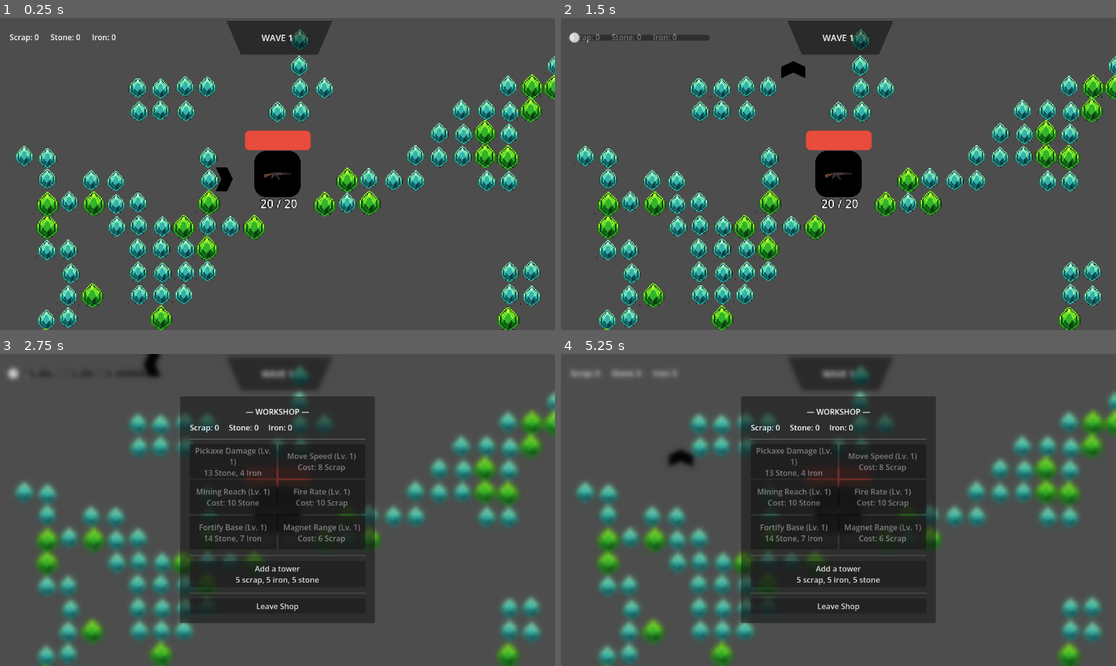
Above: before the commit, frames 1-4 (two rows, left to right).
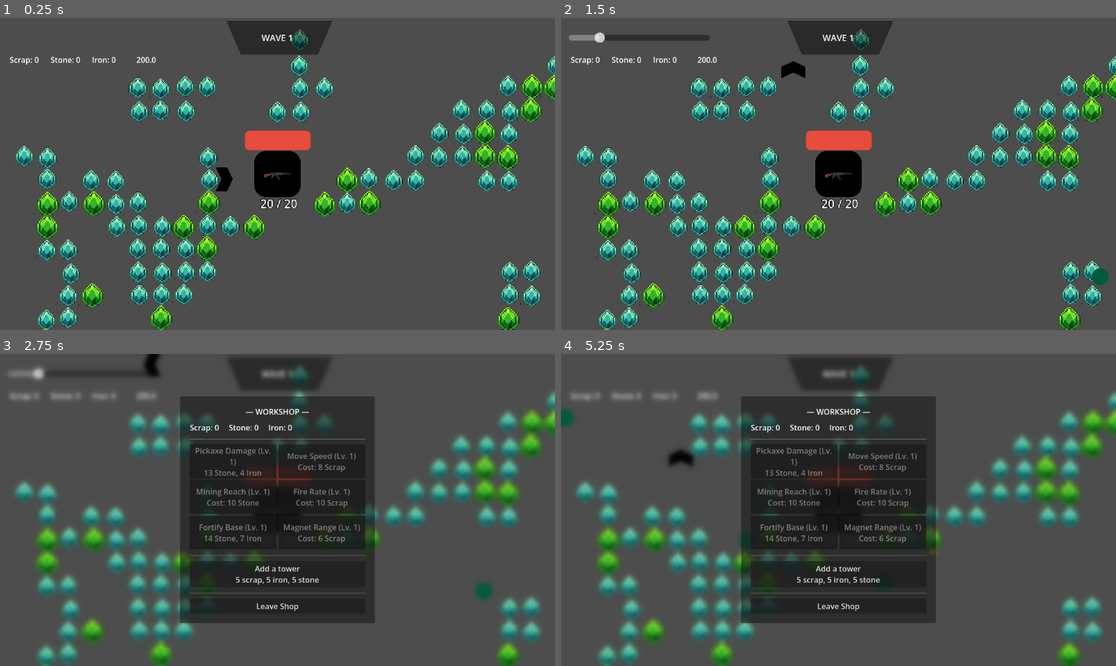
Above: after the commit, the same moments.

Repository: GamerKT4/j-ust-a-nyth-in-g
Game: Godot game, scene res://Scenes/Main/main.tscn
Two runs of this game, one before a commit and one after it. Both use one fixed random seed, a clock stepped at 60 frames per second and the inputs below.
Inputs (mouse positions are in pixels of both pictures, inside the frame that each line leads up to):
- Up to frame 1 (0.25 s): no input
- Up to frame 2 (1.5 s): tap Enter at 0.5 s; move the mouse to (810, 236) at 0.52 s; hold W (move_up) from 0.53 s (still down); tap Q (dev_key) at 0.6 s; click (810, 236) at 0.67 s; move the mouse to (1005, 220) at 1.27 s; click (1005, 220) at 1.35 s
- Up to frame 3 (2.75 s): move the mouse to (111, 463) at 2.02 s; release W (move_up) at 2.03 s; hold A (move_left) from 2.03 s (still down); tap B at 2.1 s; click (111, 463) at 2.17 s
- Up to frame 4 (5.25 s): move the mouse to (866, 510) at 2.77 s; tap Tab at 2.85 s; click (866, 510) at 2.92 s; move the mouse to (755, 432) at 3.52 s; release A (move_left) at 3.53 s; hold S (move_down) 3.53-4.28 s; tap Q (dev_key) at 3.6 s; click (755, 432) at 3.67 s; move the mouse to (960, 494) at 4.27 s; hold D (move_right) 4.28-5.03 s; click (960, 494) at 4.35 s; move the mouse to (727, 525) at 5.02 s; hold W (move_up) from 5.03 s (still down); tap B at 5.1 s; click (727, 525) at 5.17 s

The runs differ from the first frame. In frame 1, 0.3% of the frame differs, in the area x 1-29%, y 5-15%; in frame 2, 0.5%; in frame 3, 0.7%; in frame 4, 0.8%, in the area x 0-68%, y 5-76%.

Commit message:
Made so game starts without dev mode
Waves start with a normal bug speed wihtout needing to press q.

PS: Just a reminder to myself, the automatic gun has to be nerfed and a way has to be added so that the player needs to return to base when wave starts to like defend.

Diff:
--- a/Scenes/Main/main.tscn
+++ b/Scenes/Main/main.tscn
@@ -87,20 +87,6 @@
 position = Vector2(1152, 275)
 shape = SubResource("WorldBoundaryShape2D_4e4y2")
 
-[node name="BugSpeedSlider" type="HSlider" parent="." unique_id=1357835729 groups=["dev_ui"]]
-visible = false
-z_index = 10
-offset_left = 16.0
-offset_top = 29.0
-offset_right = 211.33334
-offset_bottom = 45.0
-scale = Vector2(1.5, 1.5)
-tooltip_text = "Just cause a good dev thought so, now you can change the bug's speed!"
-mouse_filter = 1
-max_value = 1000.0
-step = 10.0
-rounded = true
-
 [node name="MainCharacter" parent="." unique_id=1664641800 instance=ExtResource("5_kry3j")]
 z_index = 5
 position = Vector2(449, 335.00003)
--- a/Scenes/UI/HUD.tscn
+++ b/Scenes/UI/HUD.tscn
@@ -1,6 +1,6 @@
 [gd_scene format=3 uid="uid://cwrvy25ayfm7w"]
 
-[ext_resource type="Script" uid="uid://brmaa6c24neuc" path="res://Scripts/hud.gd" id="1_sd512"]
+[ext_resource type="Script" uid="uid://brmaa6c24neuc" path="res://Scripts/UI/hud.gd" id="1_sd512"]
 
 [node name="HUD" type="Control" unique_id=1659513494]
 layout_mode = 3
@@ -10,9 +10,9 @@
 [node name="ResourceBar" type="HBoxContainer" parent="." unique_id=1818704560]
 layout_mode = 1
 offset_left = 20.0
-offset_top = 20.0
-offset_right = 60.0
-offset_bottom = 60.0
+offset_top = 67.0
+offset_right = 241.0
+offset_bottom = 107.0
 theme_override_constants/separation = 24
 
 [node name="ScrapLabel" type="Label" parent="ResourceBar" unique_id=342687648]
@@ -26,3 +26,28 @@
 [node name="IronLabel" type="Label" parent="ResourceBar" unique_id=473798112]
 layout_mode = 2
 text = "Iron: 0"
+
+[node name="BugSpeedSlider" type="HSlider" parent="." unique_id=1760762815 groups=["dev_ui"]]
+visible = false
+z_index = 10
+layout_mode = 0
+offset_left = 16.0
+offset_top = 29.0
+offset_right = 211.33334
+offset_bottom = 45.0
+scale = Vector2(1.5, 1.5)
+tooltip_text = "Just cause a good dev thought so, now you can change the bug's speed!"
+mouse_filter = 1
+max_value = 1000.0
+step = 10.0
+value = 200.0
+rounded = true
+
+[node name="Temp" type="Label" parent="." unique_id=438769749]
+layout_mode = 0
+offset_left = 283.0
+offset_top = 75.0
+offset_right = 323.0
+offset_bottom = 98.0
+
+[connection signal="value_changed" from="BugSpeedSlider" to="." method="_on_bug_speed_slider_value_changed"]
--- a/Scripts/Enemies/basic_bug.gd
+++ b/Scripts/Enemies/basic_bug.gd
@@ -1,7 +1,7 @@
 extends CharacterBody2D
 
 @onready var house: Node2D = get_node("/root/Main/World/house")
-@onready var h_slider: HSlider = get_node("/root/Main/BugSpeedSlider")
+@onready var h_slider: HSlider = get_node("/root/Main/HUD/BugSpeedSlider")
 
 var house_position: Vector2 = Vector2.ZERO
 var bug_speed = Variables.bug_speed
--- a/Scripts/UI/dev_mode_check.gd
+++ b/Scripts/UI/dev_mode_check.gd
@@ -13,12 +13,16 @@
 func _toggle_dev_mode() -> void:
 	is_in_dev_mode = !is_in_dev_mode
 
-	var dev_ui = get_tree().get_first_node_in_group("dev_ui")
-	if dev_ui:
-		dev_ui.visible = is_in_dev_mode
-		print("Dev mode: ", "ON" if is_in_dev_mode else "OFF")
+	var dev_ui = get_tree().get_nodes_in_group("dev_ui")
+
+	if is_in_dev_mode:
+		print("Dev mode: ON")
+		for node in dev_ui:
+			node.visible = true
 	else:
-		print("Dev UI node not found in group 'dev_ui'!")
+		print("Dev mode: OFF")
+		for node in dev_ui:
+			node.visible = false
 
 # Call this on restart if you want dev mode reset
 func reset_dev_mode() -> void:
--- a/Scripts/UI/hud.gd
+++ b/Scripts/UI/hud.gd
@@ -1,4 +1,7 @@
 extends Control
+
+@onready var label: Label = $Temp
+@onready var bug_speed_slider: HSlider = $BugSpeedSlider
 
 @onready var labels: Dictionary = {
 	"scrap": $ResourceBar/ScrapLabel,
@@ -18,6 +21,8 @@
 	for type in labels.keys():
 		labels[type].text = "%s: %d" % [type.capitalize(), Variables.inventory.get(type, 0)]
 
+	label.text = str(bug_speed_slider.value)
+
 func _on_resource_updated(type: String, new_amount: int) -> void:
 	if not labels.has(type):
 		return
@@ -31,3 +36,7 @@
 	var t = create_tween()
 	lbl.scale = Vector2(1.22, 1.22)
 	t.tween_property(lbl, "scale", Vector2.ONE, 0.14).set_trans(Tween.TRANS_BACK).set_ease(Tween.EASE_OUT)
+
+
+func _on_bug_speed_slider_value_changed(value: float) -> void:
+	label.text = str(value)
